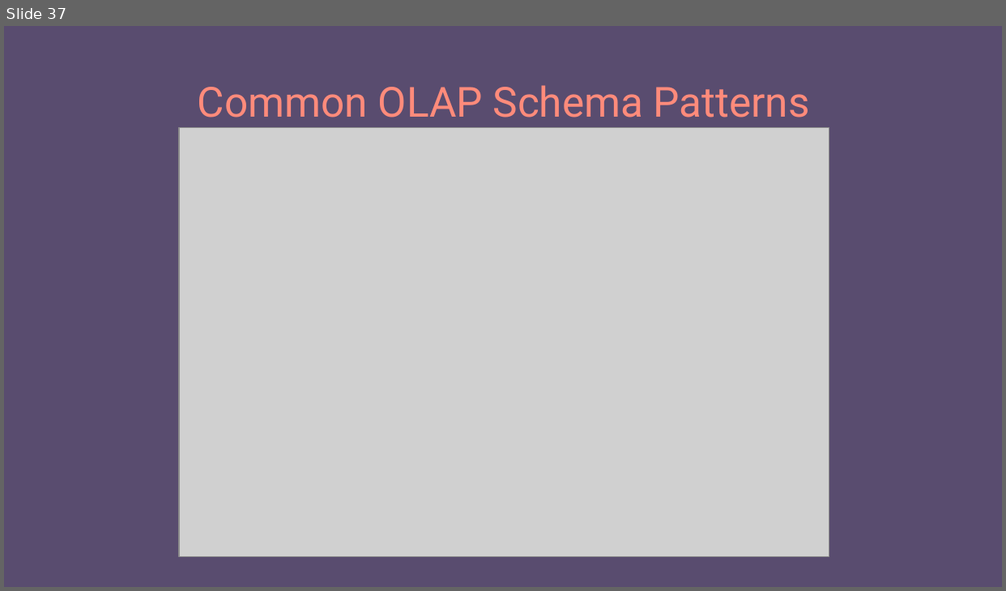
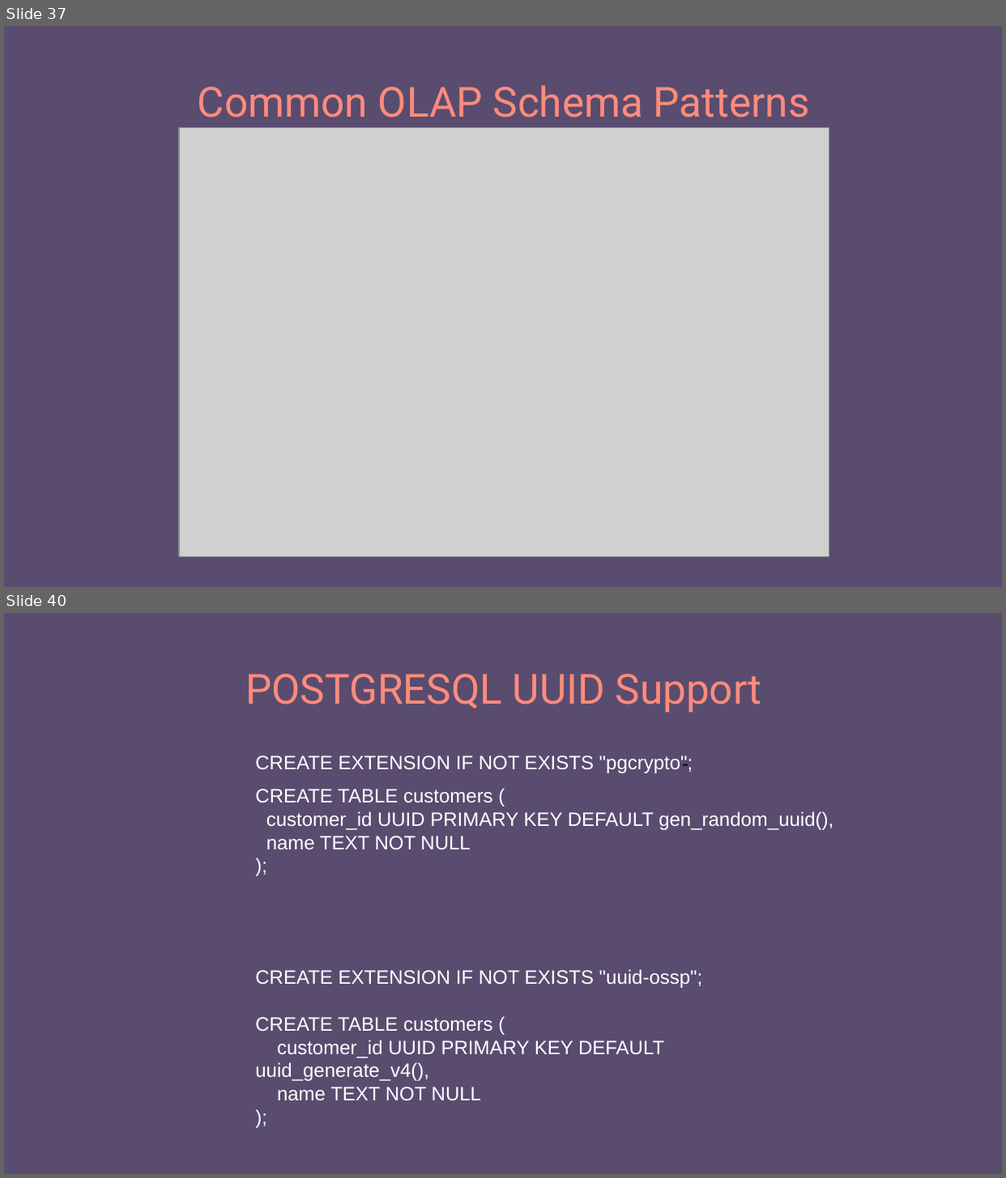
Before and after one commit to e-m-wilson/python_sql, a slide deck: Week_3/SQL.pptx. Shown one above the other, each under a label of ours: slide 37 before the commit, slides 37 and 40 after it; the slides between them are not shown. The pictures are 1006x591 and 1006x1178 pixels, drawn with LibreOffice and Linux fonts; fonts in the diff are those of the drawing; grey boxes stand for pictures. Boxes give left, top, right and bottom in pixels: in the first picture for what was removed or moved away, otherwise in the second. Text is boxed around its words. In the diff, an @@ line names an element or a change of style, - is before the commit and + after.

```diff
--- a/Week_3/SQL.pptx
+++ b/Week_3/SQL.pptx
@@ slide 40 added at (x1=4, y1=613, x2=1002, y2=1174), background #594C6F @@
@@ title added at (x1=245, y1=674, x2=762, y2=713), 30 pt, text #FF8B7B @@
+POSTGRESQL UUID Support
@@ text added at (x1=255, y1=756, x2=693, y2=773), 14 pt, text #FFFFFF @@
+CREATE EXTENSION IF NOT EXISTS "pgcrypto";
@@ text added at (x1=672, y1=746, x2=965, y2=780), 14 pt, text #000000 @@
+-
@@ text added at (x1=255, y1=789, x2=833, y2=850), 14 pt, text #FFFFFF @@
+CREATE TABLE customers (
+customer_id UUID PRIMARY KEY DEFAULT gen_random_uuid(),
+name TEXT NOT NULL
+);
@@ text added at (x1=255, y1=969, x2=703, y2=1101), 14 pt, text #FFFFFF @@
+CREATE EXTENSION IF NOT EXISTS "uuid-ossp";
+CREATE TABLE customers (
+customer_id UUID PRIMARY KEY DEFAULT uuid_generate_v4(),
+name TEXT NOT NULL
+);
```
Also in this commit, not shown: 2 slides changed, 1 other slide added, 2 other files.
